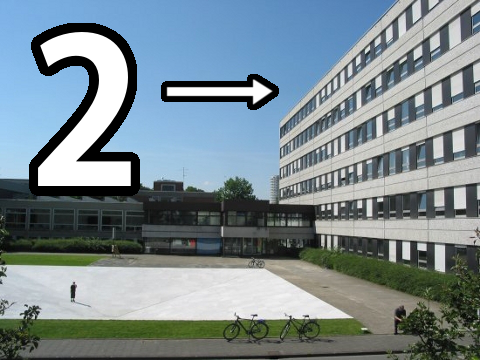
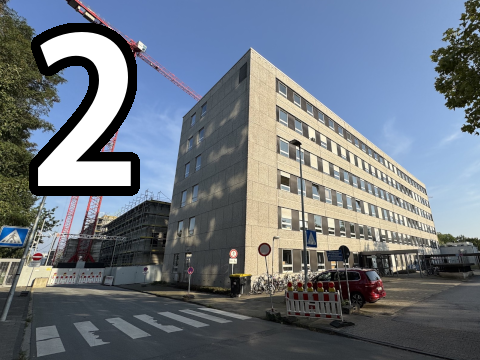
Two versions of the same layered image (480px x 360px). Layer-by-layer changes:
hid "Ebene" over 166, 79, 274, 105
hid "Ebene #1" over 161, 74, 279, 110
added layer "Eingefügte Ebene #1" above "image.jpeg" over 0, 0, 480, 360
